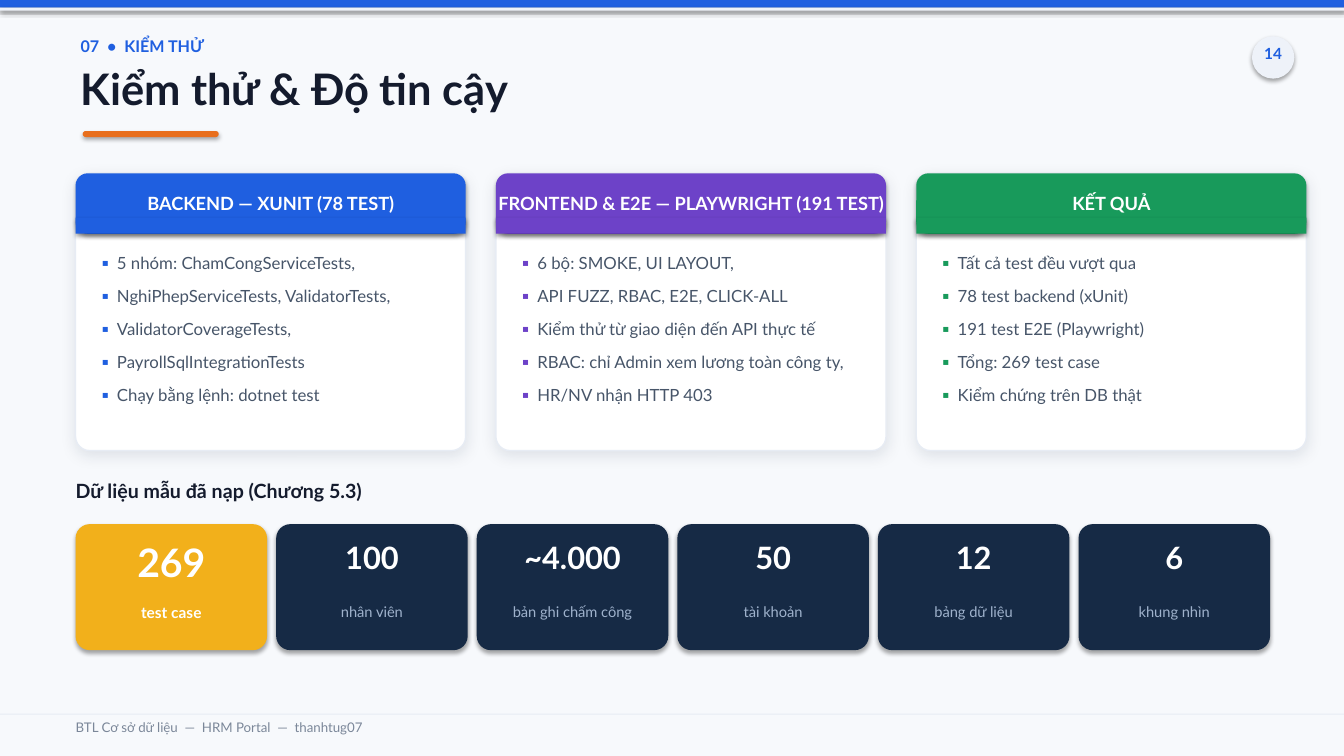
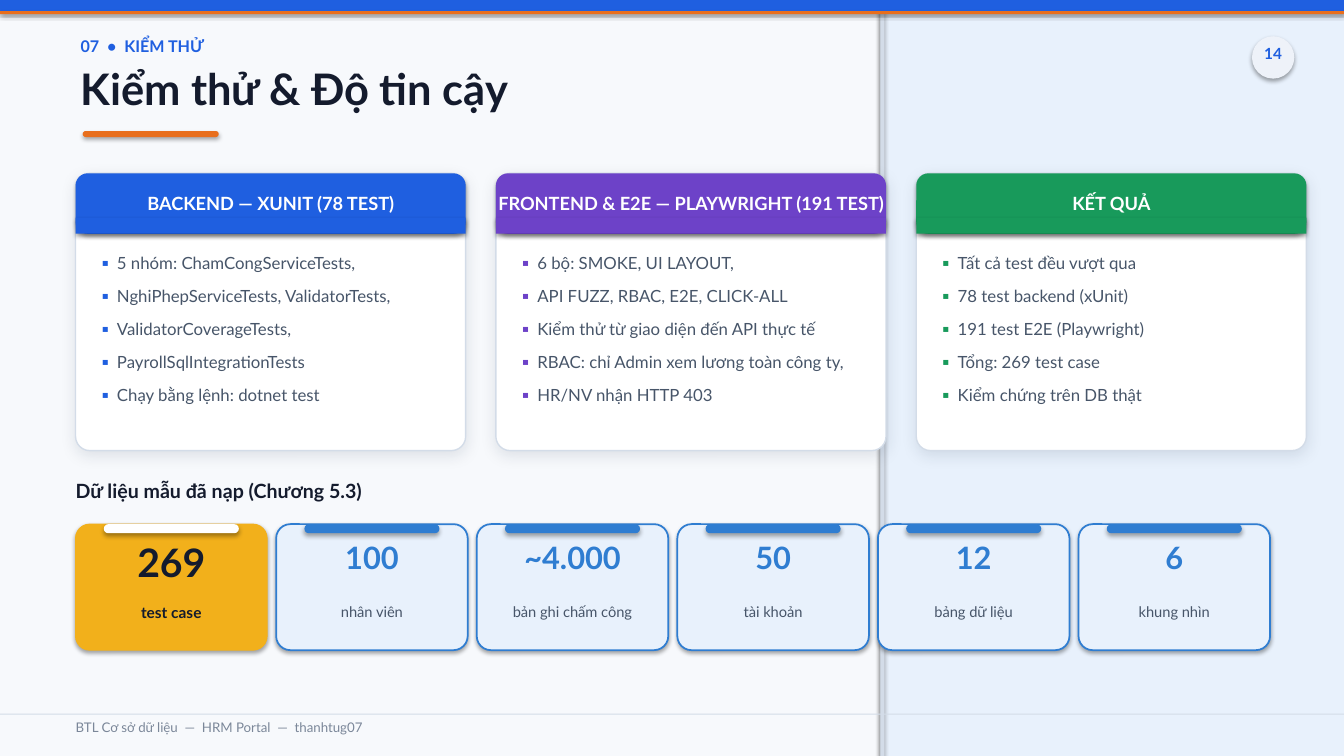
Before and after one commit to thanhtug07/hrm-kanban-management, a slide deck: slide 14 of BaoCao_BTL_CSDL_HRM_Portal.pptx. Drawn at 1344x756 pixels with LibreOffice and Linux fonts; fonts in the diff are those of the drawing. Boxes give left, top, right and bottom in pixels: in the first picture for what was removed or moved away, otherwise in the second. Text is boxed around its words. In the diff, an @@ line names an element or a change of style, - is before the commit and + after.

```diff
--- a/BaoCao_BTL_CSDL_HRM_Portal.pptx
+++ b/BaoCao_BTL_CSDL_HRM_Portal.pptx
@@ rectangle: place and size @@
-rectangle at box(0, 0, 1344, 7)
+rectangle at box(0, 0, 1344, 11)
@@ rectangle: place and size @@
-rectangle at box(0, 7, 1344, 10)
+rectangle at box(0, 11, 1344, 14)
@@ rectangle at box(0, 11, 1344, 14): fill #EEF2F9 to #E86E1C @@
@@ rectangle added at box(880, 0, 1344, 756), fill #E8F1FC @@
@@ rectangle added at box(880, 0, 884, 756), fill #D3DCE8 @@
@@ outline #E7ECF4 1 pt to #D3DCE8 1 pt in 3 elements at box(76, 173, 466, 451), box(496, 173, 886, 451), box(917, 173, 1307, 451) @@
@@ text "269" at box(137, 548, 205, 578): text colour #FFFFFF to #141B2D @@
@@ rounded rectangle at box(76, 524, 267, 650): outline none to #F2B01B 0.75 pt @@
@@ rounded rectangle added at box(104, 524, 239, 533), fill #FFFFFF @@
@@ rounded rectangle added at box(304, 524, 440, 533), fill #2F7DD1 @@
@@ rounded rectangle added at box(505, 524, 640, 533), fill #2F7DD1 @@
@@ rounded rectangle added at box(706, 524, 841, 533), fill #2F7DD1 @@
@@ rounded rectangle added at box(906, 524, 1042, 533), fill #2F7DD1 @@
@@ text colour #FFFFFF to #2F7DD1 in 5 elements at box(345, 546, 399, 570), box(524, 546, 621, 570), box(755, 546, 791, 569), box(956, 546, 992, 569), box(1165, 546, 1183, 570) @@
@@ fill #162A45 to #E8F1FC; outline none to #2F7DD1 1.25 pt in 5 elements at box(276, 524, 468, 650), box(477, 524, 668, 650), box(678, 524, 869, 650), box(878, 524, 1070, 650), box(1079, 524, 1270, 650) @@
@@ rounded rectangle added at box(1107, 524, 1242, 533), fill #2F7DD1 @@
@@ text "test case" at box(141, 607, 201, 618): text colour #FFFFFF to #141B2D @@
@@ text colour #9FB2CC to #475569 in 5 elements at box(341, 606, 403, 617), box(513, 605, 632, 620), box(744, 606, 802, 617), box(934, 606, 1013, 620), box(1139, 606, 1210, 620) @@
@@ rectangle at box(0, 714, 1344, 715): fill #E7ECF4 to #D3DCE8 @@
```
Also in this commit, not shown: 15 other slides changed, 2 other files.
